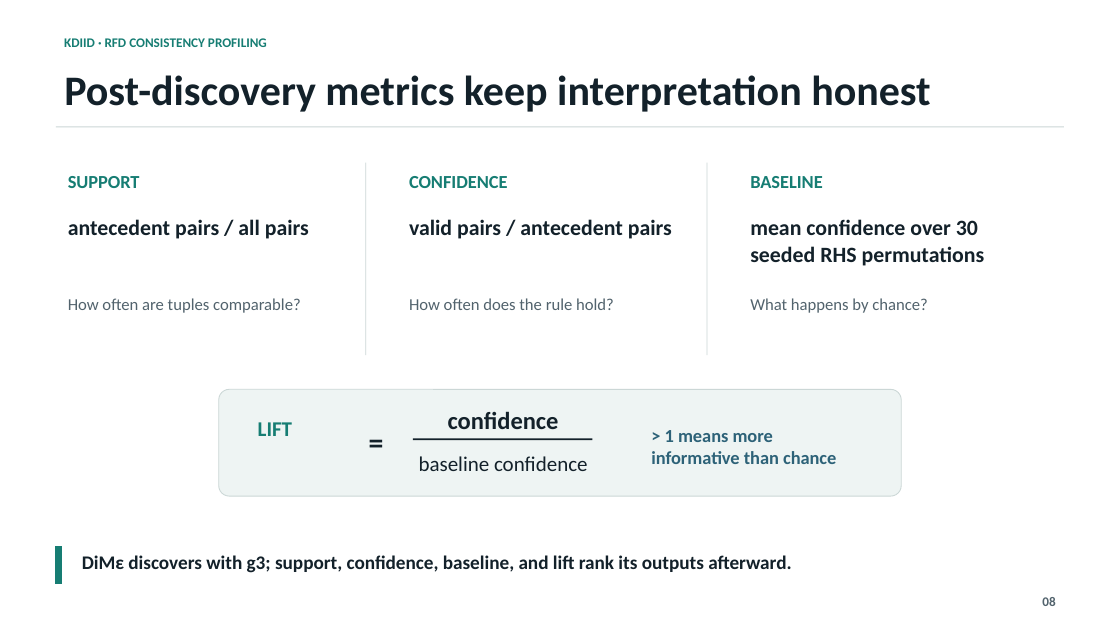
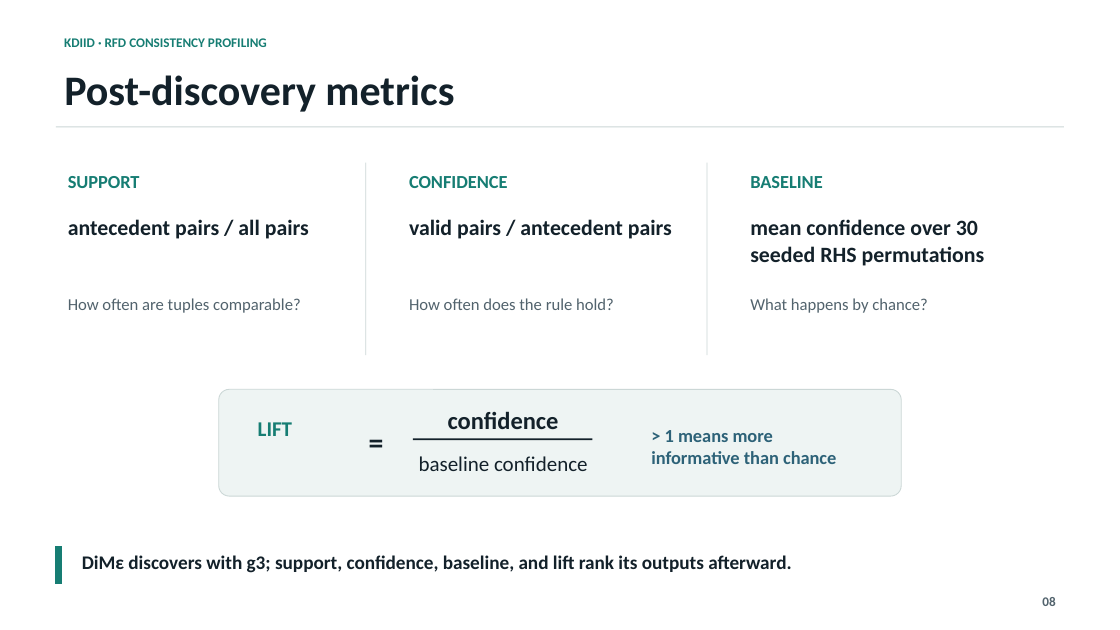
Before and after one commit to matthew-2000/rfd-urban-digital-twin, a slide deck: slide 8 of presentation/kdiid_rfd_presentation.pptx. Drawn at 1120x630 pixels with LibreOffice and Linux fonts; fonts in the diff are those of the drawing. Boxes give left, top, right and bottom in pixels: in the first picture for what was removed or moved away, otherwise in the second. Text is boxed around its words. In the diff, an @@ line names an element or a change of style, - is before the commit and + after.

```diff
--- a/presentation/kdiid_rfd_presentation.pptx
+++ b/presentation/kdiid_rfd_presentation.pptx
@@ text at (64, 75, 454, 112): text changed @@
-Post-discovery metrics keep interpretation honest
+Post-discovery metrics
```
Also in this commit, not shown: 7 other slides changed, 4 other files.
